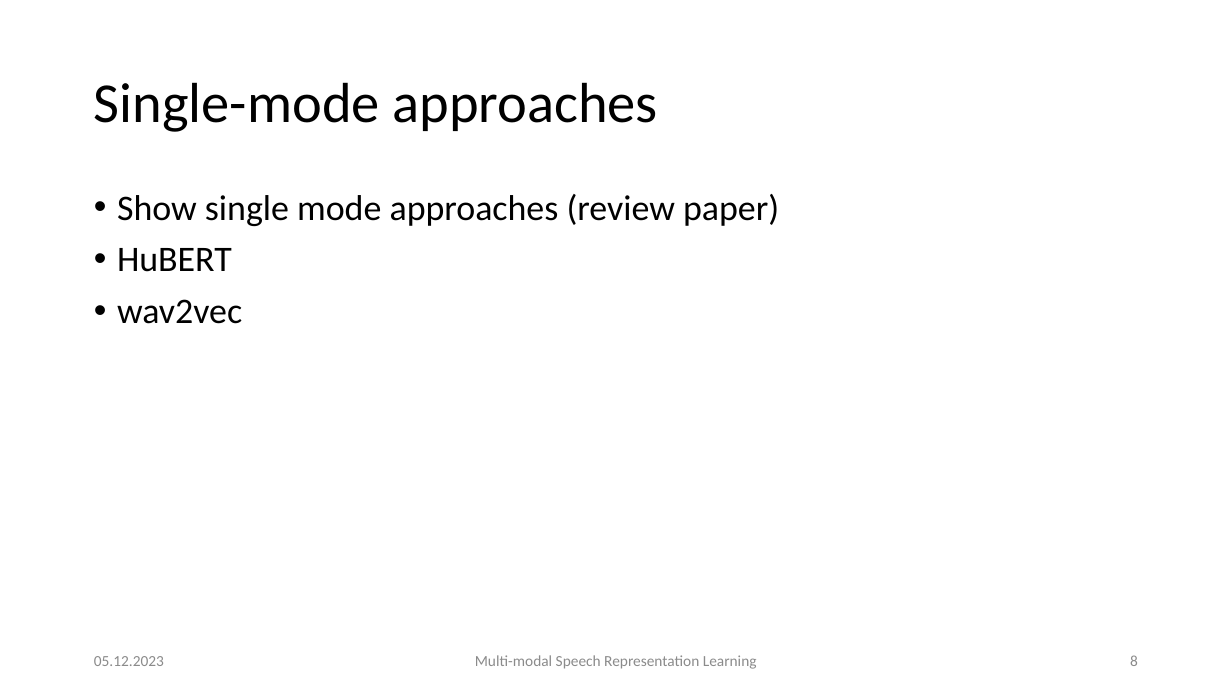
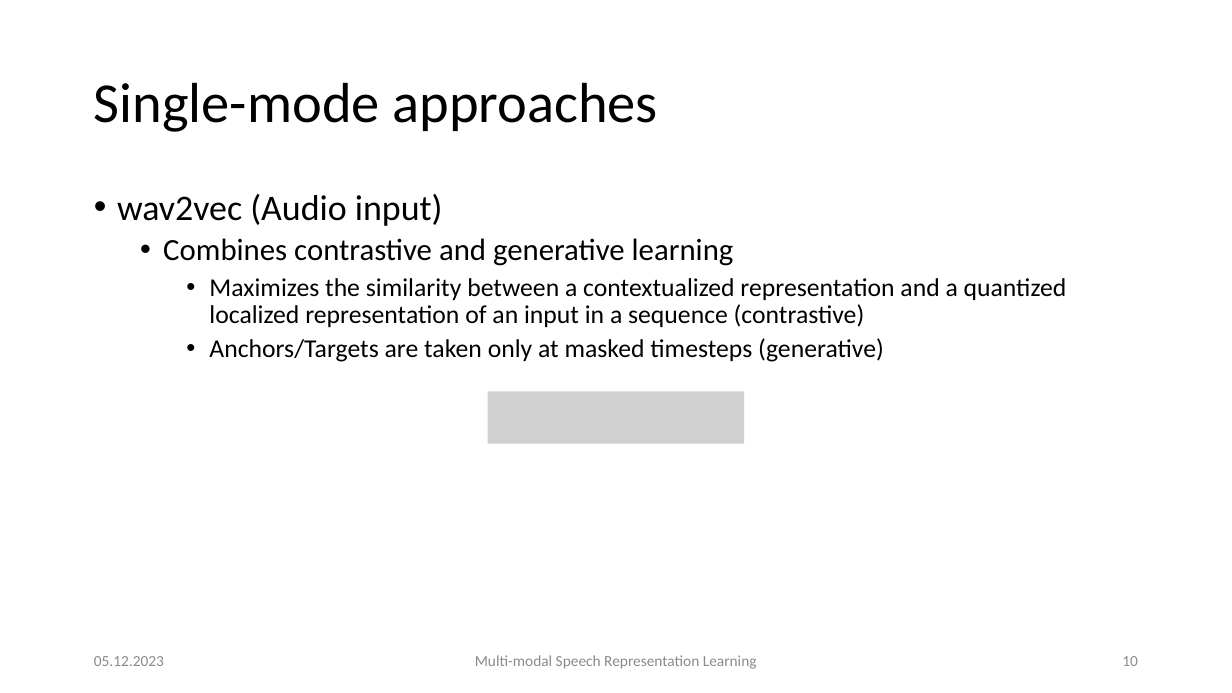
Before and after one commit to carlos-schmidt/nn-seminar, a slide deck: slide 10 of presentation.pptx (slide 8 before the commit). Drawn at 1232x693 pixels with LibreOffice and Linux fonts; fonts in the diff are those of the drawing; grey boxes stand for pictures. Boxes give left, top, right and bottom in pixels: in the first picture for what was removed or moved away, otherwise in the second. Text is boxed around its words. In the diff, an @@ line names an element or a change of style, - is before the commit and + after.

```diff
--- a/presentation.pptx
+++ b/presentation.pptx
@@ text at (117, 194, 1067, 362): text changed; size 28 to 20 pt @@
-• Show single mode approaches (review paper)
-• HuBERT
-• wav2vec
+• wav2vec (Audio input)
+  • Combines contrastive and generative learning
+    • Maximizes the similarity between a contextualized representation and a quantized localized representation of an input in a sequence (contrastive)
+    • Anchors/Targets are taken only at masked timesteps (generative)
@@ picture added at (488, 391, 745, 444) @@
@@ page number at (1122, 656, 1138, 666): text changed @@
-8
+10
```
Also in this commit, not shown: 19 other slides changed, 5 slides added, 10 other files.
